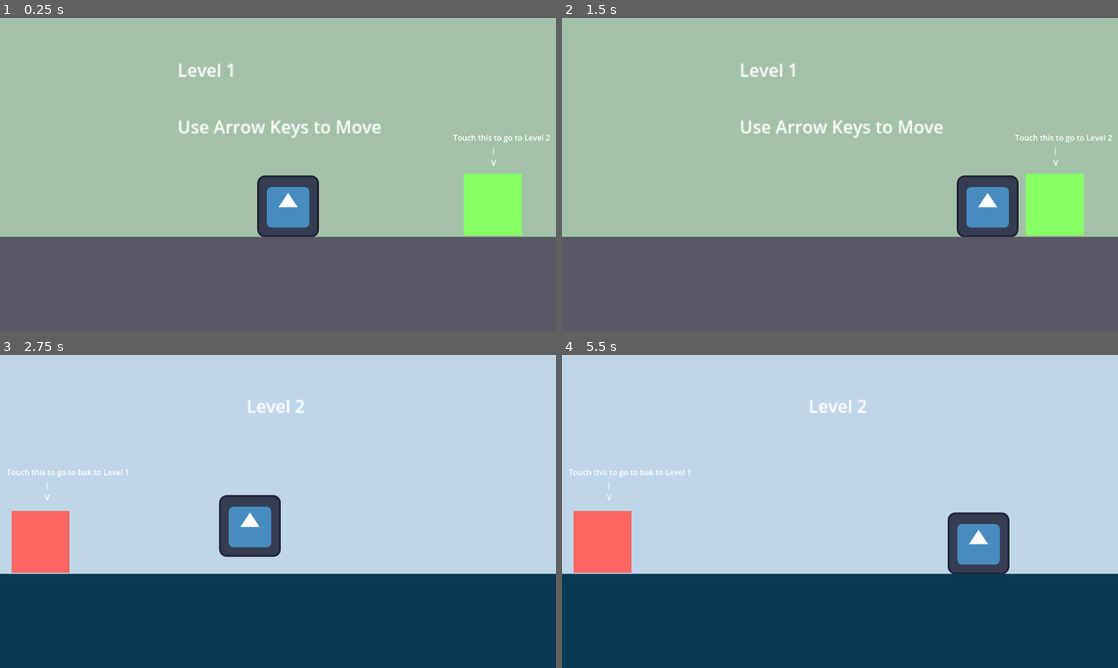
Above: before the commit, frames 1-4 (two rows, left to right).
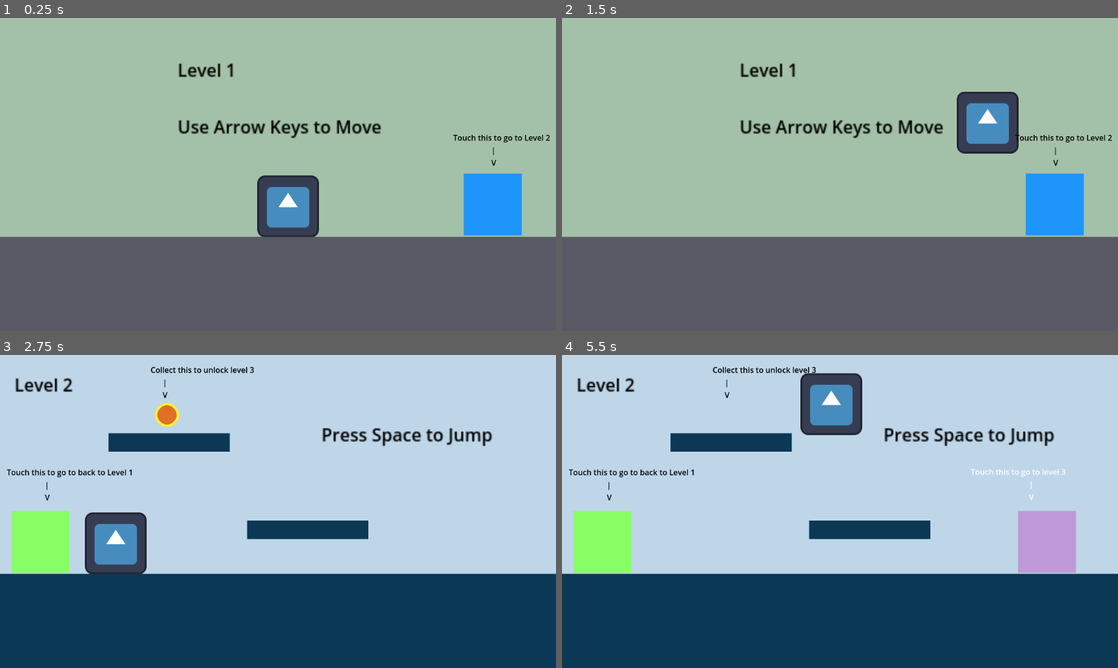
Above: after the commit, the same moments.

Repository: paolonit/SceneTransitionDemo
Game: Godot game, scene res://level_1.tscn
Two runs of this game, one before a commit and one after it. Both use one fixed random seed, a clock stepped at 60 frames per second and the inputs below. The engine's default icon, where the game draws it, is replaced by a stand-in: a white triangle on a blue panel in a dark square.
Inputs:
- Up to frame 1 (0.25 s): no input
- Up to frame 2 (1.5 s): tap Enter (ui_accept) at 0.5, 0.77 s; hold Right (ui_right) from 0.53 s (still down)
- Up to frame 3 (2.75 s): tap Enter (ui_accept) at 1.52 s; tap Space at 2 s; release Right (ui_right) at 2.03 s; hold Left (ui_left) from 2.03 s (still down)
- Up to frame 4 (5.5 s): tap Space every 0.75 s from 2.75 to 5 s; release Left (ui_left) at 2.78 s; hold Right (ui_right) 2.78-4.28 s; tap Enter (ui_accept) at 3.02, 3.77, 4.52 s; hold Left (ui_left) 4.28-5.03 s; hold Right (ui_right) from 5.03 s (still down)

The runs differ from the first frame. In frame 1, 3.4% of the frame differs, in the area x 32-99%, y 14-70%; in frame 2, 7.8%; in frame 3, 11%; in frame 4, 13%, in the area x 1-93%, y 3-70%.

Commit message:
Added coin and level 3 to demonstrate portal instantiation

Diff:
--- /dev/null
+++ b/black_font.tres
@@ -0,0 +1,4 @@
+[gd_resource type="Theme" format=3 uid="uid://b0tiw2ghhli3x"]
+
+[resource]
+Label/colors/font_color = Color(0, 0, 0, 1)
--- /dev/null
+++ b/coin.gd
@@ -0,0 +1,19 @@
+extends Area2D
+
+signal collected()
+
+# Called when the node enters the scene tree for the first time.
+func _ready():
+	pass # Replace with function body.
+
+
+# Called every frame. 'delta' is the elapsed time since the previous frame.
+func _process(delta):
+	pass
+
+
+func _on_body_entered(body):
+	if body is Player:
+		GameManager.coin_collected = true
+		collected.emit()
+		call_deferred("queue_free")
--- /dev/null
+++ b/coin.tscn
@@ -0,0 +1,18 @@
+[gd_scene load_steps=4 format=3 uid="uid://bvam47mj7ymj4"]
+
+[ext_resource type="Script" path="res://coin.gd" id="1_5n7ls"]
+[ext_resource type="Texture2D" uid="uid://cnd3813ngrn5k" path="res://coin.png" id="1_ksjn0"]
+
+[sub_resource type="RectangleShape2D" id="RectangleShape2D_ij0e5"]
+size = Vector2(50, 50)
+
+[node name="Coin" type="Area2D"]
+script = ExtResource("1_5n7ls")
+
+[node name="CollisionShape2D" type="CollisionShape2D" parent="."]
+shape = SubResource("RectangleShape2D_ij0e5")
+
+[node name="Sprite2D" type="Sprite2D" parent="."]
+texture = ExtResource("1_ksjn0")
+
+[connection signal="body_entered" from="." to="." method="_on_body_entered"]
--- /dev/null
+++ b/game_manager.gd
@@ -0,0 +1,4 @@
+extends Node
+
+
+var coin_collected = false
--- a/level_1.tscn
+++ b/level_1.tscn
@@ -1,29 +1,30 @@
-[gd_scene load_steps=11 format=3 uid="uid://dkv05bs2rt8sb"]
+[gd_scene load_steps=12 format=3 uid="uid://dkv05bs2rt8sb"]
 
 [ext_resource type="PackedScene" uid="uid://cljg2rbvdqcii" path="res://player.tscn" id="1_8xgpb"]
 [ext_resource type="Script" path="res://level_1.gd" id="1_icnpu"]
+[ext_resource type="Theme" uid="uid://b0tiw2ghhli3x" path="res://black_font.tres" id="3_lj2vp"]
 
-[sub_resource type="Gradient" id="Gradient_qdys1"]
+[sub_resource type="Gradient" id="Gradient_yubgn"]
 colors = PackedColorArray(0.643137, 0.760784, 0.658824, 1, 0.643137, 0.760784, 0.658824, 1)
 
 [sub_resource type="GradientTexture2D" id="GradientTexture2D_8ywif"]
-gradient = SubResource("Gradient_qdys1")
+gradient = SubResource("Gradient_yubgn")
 
 [sub_resource type="RectangleShape2D" id="RectangleShape2D_23h65"]
 size = Vector2(1148, 194)
 
-[sub_resource type="Gradient" id="Gradient_slp8f"]
+[sub_resource type="Gradient" id="Gradient_r4kdu"]
 colors = PackedColorArray(0.352941, 0.352941, 0.4, 1, 0.352941, 0.352941, 0.4, 1)
 
 [sub_resource type="GradientTexture2D" id="GradientTexture2D_35o4c"]
-gradient = SubResource("Gradient_slp8f")
+gradient = SubResource("Gradient_r4kdu")
 
-[sub_resource type="Gradient" id="Gradient_v7eq5"]
+[sub_resource type="Gradient" id="Gradient_yi517"]
 offsets = PackedFloat32Array(0.00649351, 1)
-colors = PackedColorArray(0.529412, 1, 0.396078, 1, 0.529412, 1, 0.396078, 1)
+colors = PackedColorArray(0.117647, 0.588235, 0.988235, 1, 0.117647, 0.588235, 0.988235, 1)
 
 [sub_resource type="GradientTexture2D" id="GradientTexture2D_1rfhd"]
-gradient = SubResource("Gradient_v7eq5")
+gradient = SubResource("Gradient_yi517")
 
 [sub_resource type="RectangleShape2D" id="RectangleShape2D_n5hk0"]
 size = Vector2(119, 128)
@@ -79,6 +80,7 @@
 offset_right = 555.0
 offset_bottom = 156.0
 scale = Vector2(2.26, 2.26)
+theme = ExtResource("3_lj2vp")
 text = "Level 1
 
 Use Arrow Keys to Move"
@@ -88,6 +90,7 @@
 offset_top = 236.0
 offset_right = 1140.0
 offset_bottom = 311.0
+theme = ExtResource("3_lj2vp")
 text = "Touch this to go to Level 2
                    |
                    V"
--- a/level_2.gd
+++ b/level_2.gd
@@ -1,5 +1,13 @@
 extends Node2D
+
+var portal = preload("res://portal.tscn")
 
 func _on_exit_body_entered(body):
 	if body is Player:
 		Levels.change_level("level_1")
+
+
+func _on_coin_collected():
+	var portal_instance: Node2D = portal.instantiate()
+	portal_instance.position = Vector2(1000, 387)
+	call_deferred("add_child", portal_instance)
--- a/level_2.tscn
+++ b/level_2.tscn
@@ -1,7 +1,9 @@
-[gd_scene load_steps=11 format=3 uid="uid://dlhhky52myfbp"]
+[gd_scene load_steps=16 format=3 uid="uid://dlhhky52myfbp"]
 
 [ext_resource type="Script" path="res://level_2.gd" id="1_11rom"]
 [ext_resource type="PackedScene" uid="uid://cljg2rbvdqcii" path="res://player.tscn" id="1_etjt3"]
+[ext_resource type="Theme" uid="uid://b0tiw2ghhli3x" path="res://black_font.tres" id="3_mu8ww"]
+[ext_resource type="PackedScene" uid="uid://bvam47mj7ymj4" path="res://coin.tscn" id="3_on2aj"]
 
 [sub_resource type="Gradient" id="Gradient_3ujod"]
 colors = PackedColorArray(0.74902, 0.843137, 0.917647, 1, 0.74902, 0.843137, 0.917647, 1)
@@ -19,13 +21,22 @@
 gradient = SubResource("Gradient_jwop4")
 
 [sub_resource type="Gradient" id="Gradient_d7vcw"]
-colors = PackedColorArray(1, 0.4, 0.388235, 1, 1, 0.4, 0.388235, 1)
+colors = PackedColorArray(0.529412, 1, 0.396078, 1, 0.529412, 1, 0.396078, 1)
 
 [sub_resource type="GradientTexture2D" id="GradientTexture2D_35b2n"]
 gradient = SubResource("Gradient_d7vcw")
 
 [sub_resource type="RectangleShape2D" id="RectangleShape2D_m6t43"]
 size = Vector2(119, 128)
+
+[sub_resource type="RectangleShape2D" id="RectangleShape2D_27jup"]
+size = Vector2(247, 39)
+
+[sub_resource type="Gradient" id="Gradient_nldbc"]
+colors = PackedColorArray(0.0431373, 0.223529, 0.329412, 1, 0.0431373, 0.223529, 0.329412, 1)
+
+[sub_resource type="GradientTexture2D" id="GradientTexture2D_nxtot"]
+gradient = SubResource("Gradient_nldbc")
 
 [node name="Level2" type="Node2D"]
 script = ExtResource("1_11rom")
@@ -39,7 +50,7 @@
 texture = SubResource("GradientTexture2D_vcxqm")
 
 [node name="Player" parent="." instance=ExtResource("1_etjt3")]
-position = Vector2(593, 386)
+position = Vector2(347, 385)
 
 [node name="Ground" type="StaticBody2D" parent="."]
 position = Vector2(604, 463)
@@ -73,11 +84,12 @@
 [node name="CanvasLayer" type="CanvasLayer" parent="."]
 
 [node name="Label" type="Label" parent="CanvasLayer"]
-offset_left = 511.0
-offset_top = 79.0
-offset_right = 698.0
-offset_bottom = 154.0
+offset_left = 29.9999
+offset_top = 35.0
+offset_right = 217.0
+offset_bottom = 110.0
 scale = Vector2(2.26, 2.26)
+theme = ExtResource("3_mu8ww")
 text = "Level 2"
 
 [node name="Label2" type="Label" parent="CanvasLayer"]
@@ -85,8 +97,63 @@
 offset_top = 231.0
 offset_right = 268.0
 offset_bottom = 306.0
-text = "Touch this to go to bak to Level 1
+theme = ExtResource("3_mu8ww")
+text = "Touch this to go to back to Level 1
                    |
                    V"
 
+[node name="Label3" type="Label" parent="CanvasLayer"]
+offset_left = 312.0
+offset_top = 19.0
+offset_right = 527.0
+offset_bottom = 94.0
+theme = ExtResource("3_mu8ww")
+text = "Collect this to unlock level 3
+      |
+      V"
+
+[node name="Label4" type="Label" parent="CanvasLayer"]
+offset_left = 666.0
+offset_top = 138.0
+offset_right = 822.0
+offset_bottom = 161.0
+scale = Vector2(2.28, 2.28)
+theme = ExtResource("3_mu8ww")
+text = "Press Space to Jump
+"
+
+[node name="Coin" parent="." instance=ExtResource("3_on2aj")]
+position = Vector2(346, 124)
+
+[node name="Platform1" type="StaticBody2D" parent="."]
+position = Vector2(18, 137)
+
+[node name="CollisionShape2D" type="CollisionShape2D" parent="Platform1"]
+position = Vector2(618.5, 225.5)
+shape = SubResource("RectangleShape2D_27jup")
+
+[node name="TextureRect" type="TextureRect" parent="Platform1"]
+offset_left = 494.0
+offset_top = 206.0
+offset_right = 558.0
+offset_bottom = 270.0
+scale = Vector2(3.92, 0.6)
+texture = SubResource("GradientTexture2D_nxtot")
+
+[node name="Platform2" type="StaticBody2D" parent="."]
+position = Vector2(-269, -44)
+
+[node name="CollisionShape2D" type="CollisionShape2D" parent="Platform2"]
+position = Vector2(618.5, 225.5)
+shape = SubResource("RectangleShape2D_27jup")
+
+[node name="TextureRect" type="TextureRect" parent="Platform2"]
+offset_left = 494.0
+offset_top = 206.0
+offset_right = 558.0
+offset_bottom = 270.0
+scale = Vector2(3.92, 0.6)
+texture = SubResource("GradientTexture2D_nxtot")
+
 [connection signal="body_entered" from="Exit" to="." method="_on_exit_body_entered"]
+[connection signal="collected" from="Coin" to="." method="_on_coin_collected"]
--- /dev/null
+++ b/level_3.gd
@@ -0,0 +1,5 @@
+extends Node2D
+
+func _on_exit_body_entered(body):
+	if body is Player:
+		Levels.change_level("level_2")
--- /dev/null
+++ b/level_3.tscn
@@ -0,0 +1,98 @@
+[gd_scene load_steps=12 format=3 uid="uid://ctatauvfbjori"]
+
+[ext_resource type="Script" path="res://level_3.gd" id="1_pyrtu"]
+[ext_resource type="PackedScene" uid="uid://cljg2rbvdqcii" path="res://player.tscn" id="1_y1uyb"]
+[ext_resource type="Theme" uid="uid://b0tiw2ghhli3x" path="res://black_font.tres" id="3_retsk"]
+
+[sub_resource type="Gradient" id="Gradient_qdys1"]
+colors = PackedColorArray(0.921569, 0.764706, 0.858824, 1, 0.921569, 0.764706, 0.858824, 1)
+
+[sub_resource type="GradientTexture2D" id="GradientTexture2D_87vce"]
+gradient = SubResource("Gradient_qdys1")
+
+[sub_resource type="RectangleShape2D" id="RectangleShape2D_pmknt"]
+size = Vector2(1148, 194)
+
+[sub_resource type="Gradient" id="Gradient_slp8f"]
+offsets = PackedFloat32Array(0, 0.993506)
+colors = PackedColorArray(0.623529, 0.517647, 0.741176, 1, 0.623529, 0.517647, 0.741176, 1)
+
+[sub_resource type="GradientTexture2D" id="GradientTexture2D_t057s"]
+gradient = SubResource("Gradient_slp8f")
+
+[sub_resource type="Gradient" id="Gradient_e6nxv"]
+offsets = PackedFloat32Array(0.00649351, 1)
+colors = PackedColorArray(0.117647, 0.588235, 0.988235, 1, 0.117647, 0.588235, 0.988235, 1)
+
+[sub_resource type="GradientTexture2D" id="GradientTexture2D_n73fp"]
+gradient = SubResource("Gradient_e6nxv")
+
+[sub_resource type="RectangleShape2D" id="RectangleShape2D_7y82k"]
+size = Vector2(119, 128)
+
+[node name="Level3" type="Node2D"]
+script = ExtResource("1_pyrtu")
+
+[node name="Background" type="TextureRect" parent="."]
+offset_left = -10.0
+offset_top = -8.0
+offset_right = 54.0
+offset_bottom = 56.0
+scale = Vector2(18.353, 7.40643)
+texture = SubResource("GradientTexture2D_87vce")
+
+[node name="Player" parent="." instance=ExtResource("1_y1uyb")]
+position = Vector2(597, 383)
+
+[node name="Ground" type="StaticBody2D" parent="."]
+position = Vector2(604, 463)
+
+[node name="CollisionShape2D" type="CollisionShape2D" parent="Ground"]
+position = Vector2(-29, 87)
+shape = SubResource("RectangleShape2D_pmknt")
+
+[node name="TextureRect" type="TextureRect" parent="Ground"]
+offset_left = -619.0
+offset_top = -10.0
+offset_right = -555.0
+offset_bottom = 54.0
+scale = Vector2(18.4421, 3.20889)
+texture = SubResource("GradientTexture2D_t057s")
+
+[node name="Exit" type="Area2D" parent="."]
+position = Vector2(77, 384)
+
+[node name="TextureRect" type="TextureRect" parent="Exit"]
+offset_left = -55.0
+offset_top = -64.0
+offset_right = 9.0
+scale = Vector2(1.88, 2)
+texture = SubResource("GradientTexture2D_n73fp")
+
+[node name="CollisionShape2D" type="CollisionShape2D" parent="Exit"]
+position = Vector2(5.5, 0)
+shape = SubResource("RectangleShape2D_7y82k")
+
+[node name="CanvasLayer" type="CanvasLayer" parent="."]
+
+[node name="Label" type="Label" parent="CanvasLayer"]
+offset_left = 368.0
+offset_top = 81.0
+offset_right = 555.0
+offset_bottom = 156.0
+scale = Vector2(2.26, 2.26)
+theme = ExtResource("3_retsk")
+text = "Level 3
+"
+
+[node name="Label2" type="Label" parent="CanvasLayer"]
+offset_left = 24.0
+offset_top = 234.0
+offset_right = 225.0
+offset_bottom = 309.0
+theme = ExtResource("3_retsk")
+text = "Touch this to go back to Level 2
+                   |
+                   V"
+
+[connection signal="body_entered" from="Exit" to="." method="_on_exit_body_entered"]
--- a/levels.gd
+++ b/levels.gd
@@ -2,7 +2,8 @@
 
 var levels = {
 	"level_1": preload("res://level_1.tscn"),
-	"level_2": preload("res://level_2.tscn")
+	"level_2": preload("res://level_2.tscn"),
+	"level_3": preload("res://level_3.tscn")
 }
 
 func change_level(level_key):
--- a/player.gd
+++ b/player.gd
@@ -3,7 +3,7 @@
 class_name Player
 
 const SPEED = 300.0
-const JUMP_VELOCITY = -400.0
+const JUMP_VELOCITY = -650.0
 
 # Get the gravity from the project settings to be synced with RigidBody nodes.
 var gravity = ProjectSettings.get_setting("physics/2d/default_gravity")
--- /dev/null
+++ b/portal.gd
@@ -0,0 +1,5 @@
+extends Area2D
+
+func _on_body_entered(body):
+	if body is Player and GameManager.coin_collected:
+		Levels.change_level("level_3")
--- /dev/null
+++ b/portal.tscn
@@ -0,0 +1,38 @@
+[gd_scene load_steps=5 format=3 uid="uid://cf7vr8sd5eqb0"]
+
+[ext_resource type="Script" path="res://portal.gd" id="1_46cui"]
+
+[sub_resource type="RectangleShape2D" id="RectangleShape2D_u2gf1"]
+size = Vector2(122, 129)
+
+[sub_resource type="Gradient" id="Gradient_v7eq5"]
+offsets = PackedFloat32Array(0.00649351, 1)
+colors = PackedColorArray(0.752941, 0.607843, 0.847059, 1, 0.752941, 0.607843, 0.847059, 1)
+
+[sub_resource type="GradientTexture2D" id="GradientTexture2D_xrbuc"]
+gradient = SubResource("Gradient_v7eq5")
+
+[node name="Portal" type="Area2D"]
+script = ExtResource("1_46cui")
+
+[node name="CollisionShape2D" type="CollisionShape2D" parent="."]
+position = Vector2(5, 0.5)
+shape = SubResource("RectangleShape2D_u2gf1")
+
+[node name="TextureRect" type="TextureRect" parent="."]
+offset_left = -55.0
+offset_top = -64.0
+offset_right = 9.0
+scale = Vector2(1.88, 2)
+texture = SubResource("GradientTexture2D_xrbuc")
+
+[node name="Label" type="Label" parent="."]
+offset_left = -153.0
+offset_top = -157.0
+offset_right = 44.0
+offset_bottom = -82.0
+text = "Touch this to go to level 3
+                             |
+                             V"
+
+[connection signal="body_entered" from="." to="." method="_on_body_entered"]
--- a/project.godot
+++ b/project.godot
@@ -18,6 +18,7 @@
 [autoload]
 
 Levels="*res://levels.gd"
+GameManager="*res://game_manager.gd"
 
 [display]
 
Binary file added: coin.png
Not shown, added: coin.png.import
